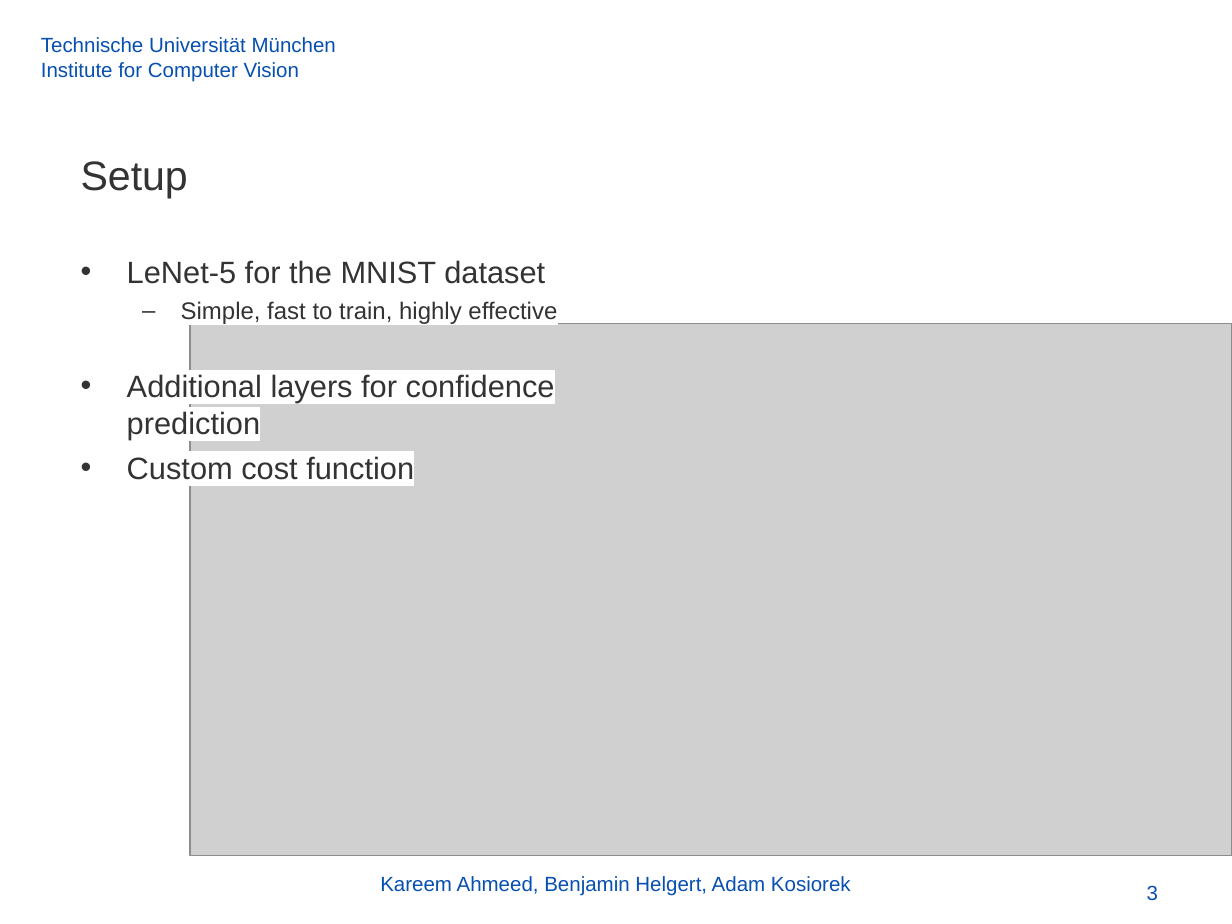
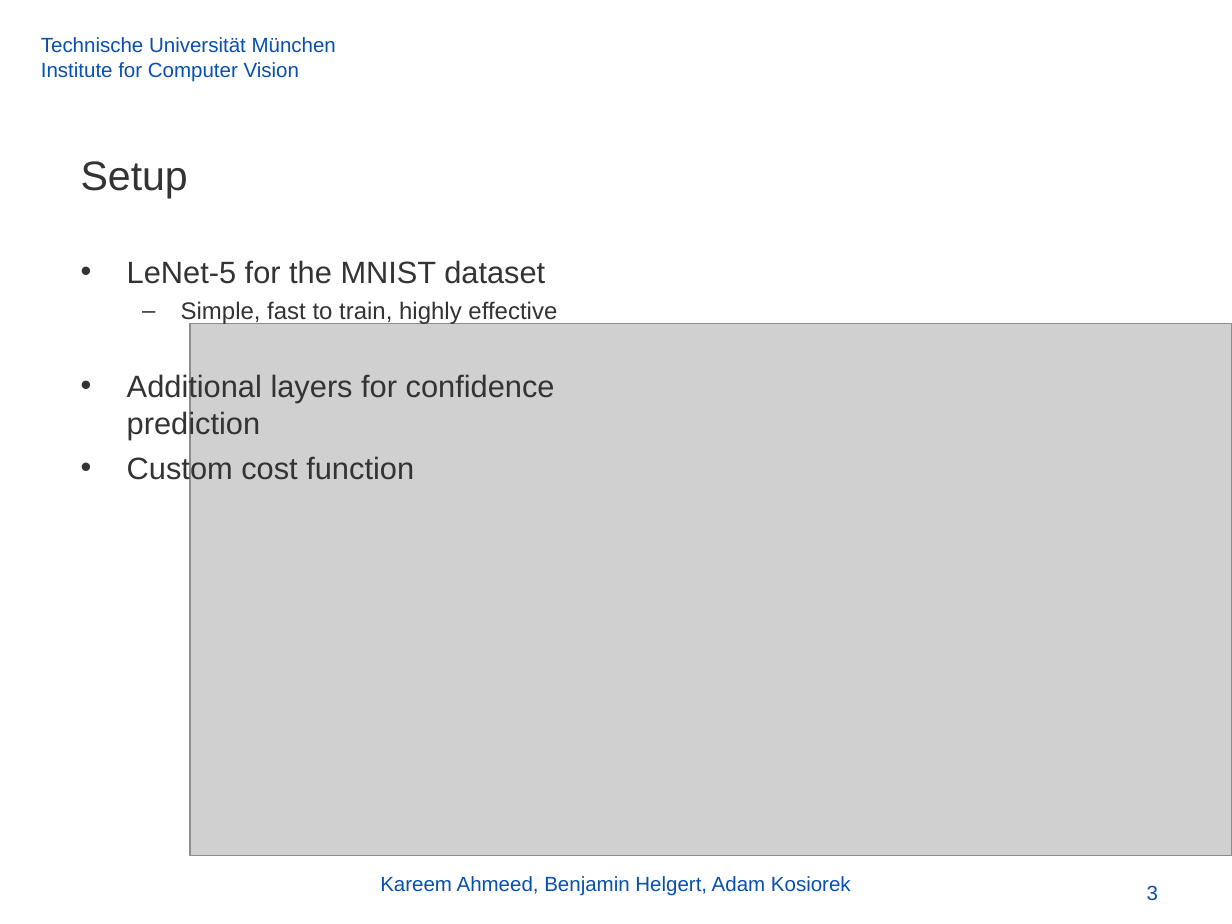
Before and after one commit to akosiorek/uncertainty, a slide deck: slide 3 of models/mlfcv.odp. Drawn at 1232x924 pixels with LibreOffice and Linux fonts; fonts in the diff are those of the drawing; grey boxes stand for pictures; background and template pictures are left out. Boxes give left, top, right and bottom in pixels: in the first picture for what was removed or moved away, otherwise in the second. Text is boxed around its words. In the diff, an @@ line names an element or a change of style, - is before the commit and + after.

```diff
--- a/models/mlfcv.odp
+++ b/models/mlfcv.odp
@@ text "LeNet-5 for the MNIST dataset" at (x1=127, y1=260, x2=557, y2=484): highlight #FFFFFF to none @@
```
Also in this commit, not shown: 15 other slides changed.
